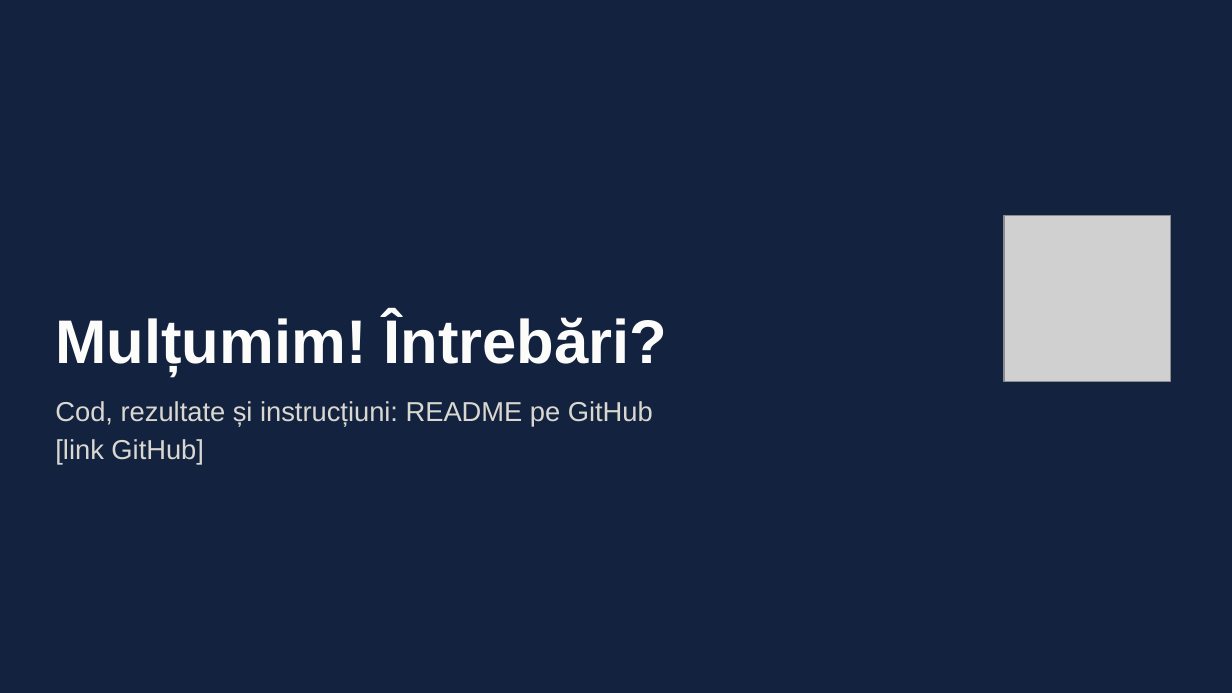
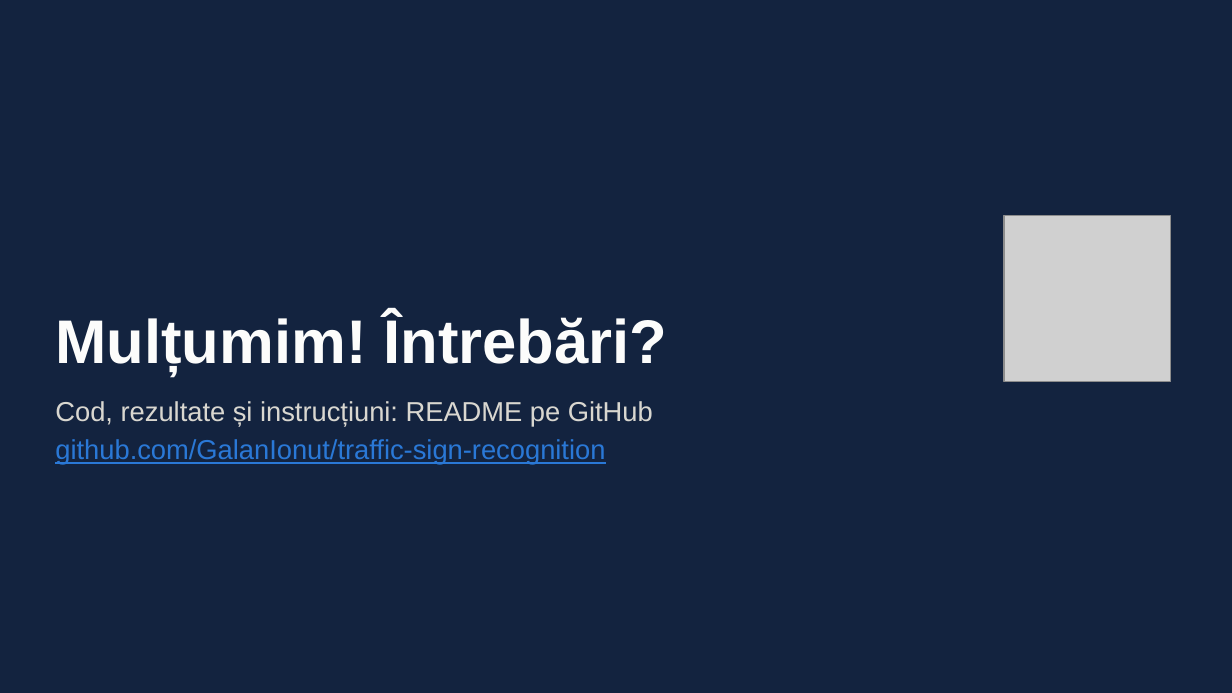
Before and after one commit to GalanIonut/traffic-sign-recognition, a slide deck: slide 18 of presentation/Prezentare_Semne_Circulatie.pptx. Drawn at 1232x693 pixels with LibreOffice and Linux fonts; fonts in the diff are those of the drawing; grey boxes stand for pictures. Boxes give left, top, right and bottom in pixels: in the first picture for what was removed or moved away, otherwise in the second. Text is boxed around its words. In the diff, an @@ line names an element or a change of style, - is before the commit and + after.

```diff
--- a/presentation/Prezentare_Semne_Circulatie.pptx
+++ b/presentation/Prezentare_Semne_Circulatie.pptx
@@ text at <box>55,439,605,465</box>: text changed; text colour #D9D7D0 to #2A78D6 @@
-[link GitHub]
+github.com/GalanIonut/traffic-sign-recognition
```
Also in this commit, not shown: 1 other file.
